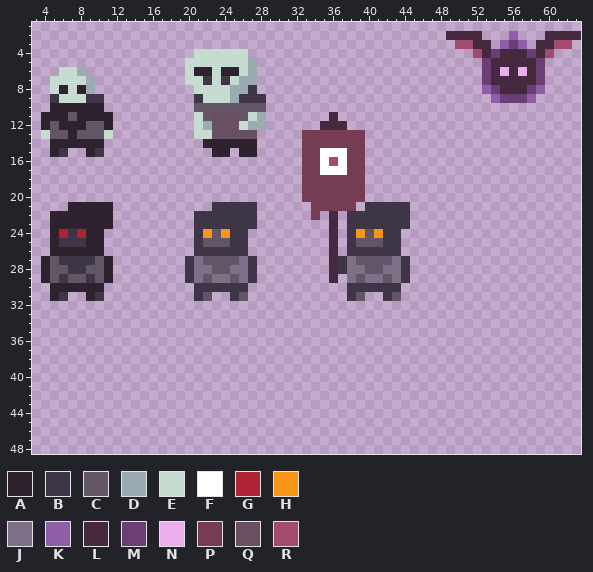
One commit to this pixel-art file: Sprites/Enemies/enemies.aseprite. Above is the file before it was changed.
64x64 pixels, 1 frame. Shown: x 3..63, y 1..48.
Palette (. is transparent): A #2e222f  B #3e3546  C #625565  D #9babb2  E #c7dcd0  F #ffffff  G #ae2334  H #f79617  J #7f708a  K #905ea9  L #45293f  M #6b3e75  N #eaaded  P #753c54  Q #694f62  R #a24b6f
Pixels before (only the part around the change), first column x 3:
23 ..AAAAAAA.......
24 ..AGBGAA........
25 ..ABBBAA........
26 ..AAAAAA........
27 .ACBBBBCA.......
28 .ACCBBCCA.......
29 .ACBCCBCA.......
30 ..AAAAAA........
31 ..AB..AB........
32 ................
33 ................
34 ................
35 ................
36 ................
37 ................
38 ................
39 ................
40 ................
41 ................
42 ................
43 ................
44 ................
45 ................
46 ................
47 ................
48 ................
The same view after the edit:
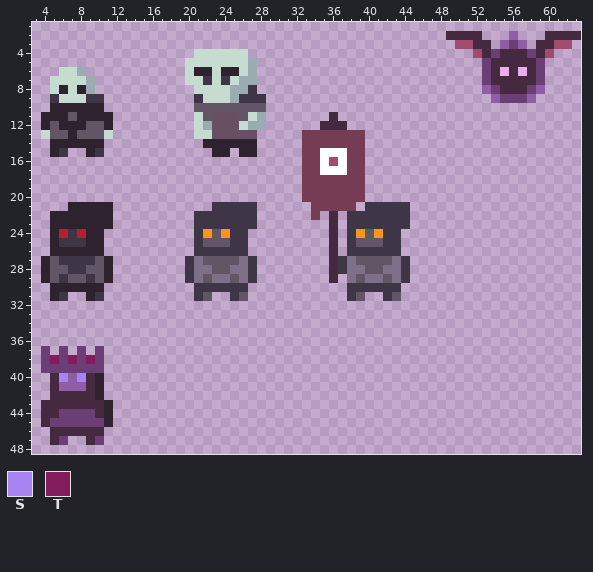
Colours new in this view: S #a884f3  T #831c5d
What changed:
Colour A is added in rows 40 to 42 at x 10; in rows 43 to 45 at x 11.
Colour K is added in row 40 at x 7; in row 41 at x 6 to 8.
Colour L is added in rows 40 to 41 at x 5 and 9; in row 42 at x 5 to 9; in row 43 at x 4 to 10; in row 44 at x 4 to 5 and 10; in row 45 at x 4; in row 46 at x 5 to 10.
Colour L is added in row 47 at x 5 and 9.
Colour M is added in rows 37 to 38 at x 4, 6, 8 and 10; in row 39 at x 4 to 10; in row 44 at x 6 to 9; in row 45 at x 5 to 10; in row 47 at x 6 and 10.
Colour S is added in row 40 at x 6 and 8.
Colour T is added in row 38 at x 5, 7 and 9.
Where, in picture pixels (left, top, right, bottom), the same in both pictures:
added: (41, 346, 113, 445)
